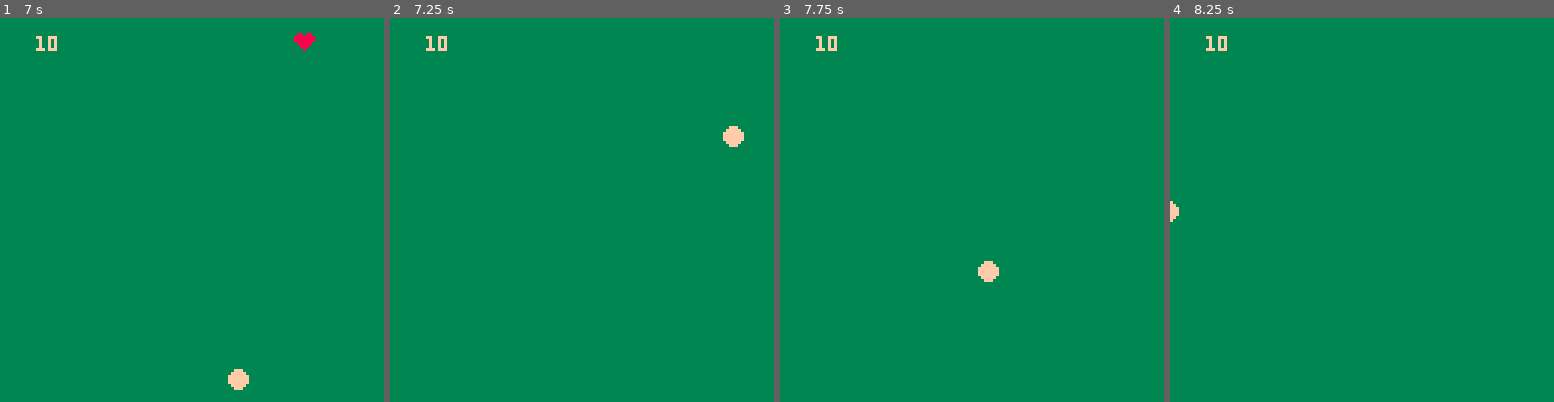
Above: before the commit, frames 1-4 (left to right).
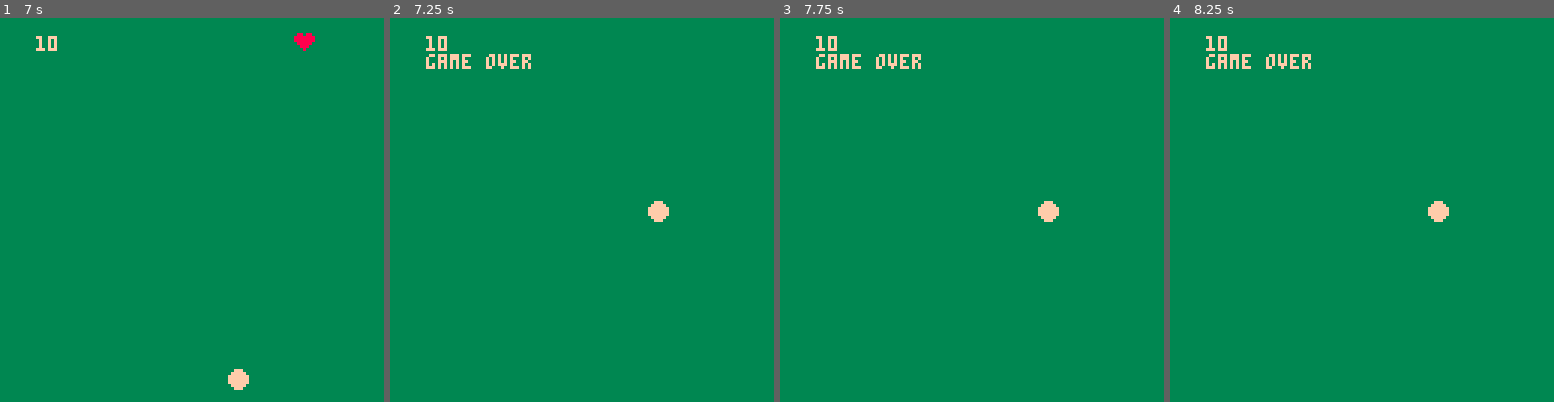
Above: after the commit, the same moments.

Repository: geopet/pico-8-squashy
Game: PICO-8 cartridge squashy.p8
Same seed, same stepped clock (60 frames per second), same inputs: the game is played once before the commit and once after it.
Inputs:
- Up to frame 1 (7 s): hold Right 1.6-2.1 s; hold Right 2.47-3.03 s; hold Left 3.08-3.58 s; hold Right 4.02-4.68 s; hold Left 5.08-5.68 s; hold Right 6.08-6.58 s; hold Right from 6.63 s (still down)
- Up to frame 2 (7.25 s): release Right at 7.13 s
- Up to frame 3 (7.75 s): hold Right from 7.5 s (still down)
- Up to frame 4 (8.25 s): release Right at 8.07 s; hold Left from 8.12 s (still down)

Frame 1 is identical in both runs. In frame 2, 1.0% of the frame differs, in the area x 9-93%, y 9-54%; in frame 3, 1.0%; in frame 4, 0.8%.

Commit message:
Refactor with tables

Diff:
--- a/squashy.p8
+++ b/squashy.p8
@@ -3,28 +3,39 @@
 __lua__
 -- squashy tutorial
 -- by geopet (geoff petrie)
--- paddle
-padx=52
-pady=122
-padw=24
-padh=4
 
--- ball
-ballx=64
-bally=64
-ball_size=3
-ballx_dir=5
-bally_dir=-3
+function _init()
+  -- paddle
+  pad={}
+  pad.x=52
+  pad.y=122
+  pad.w=24
+  pad.h=4
 
-score=0
-lives=3
+  -- ball
+  ball={}
+  ball.x=64
+  ball.y=64
+  ball.size=3
+  ball.dx=5
+  ball.dy=-3
+
+  game={}
+  game.score=0
+  game.lives=3
+  game.over=false
+end
 
 function _update()
-  move_paddle()
-  bounce_ball()
-  bounce_paddle()
-  move_ball()
-  lose_deadball()
+  if (not game.over) then
+    move_paddle()
+    bounce_ball()
+    bounce_paddle()
+    move_ball()
+    lose_deadball()
+  else
+    game_over()
+  end
 end
 
 function _draw()
@@ -32,76 +43,82 @@
   rectfill(0,0,128,128,3)
 
   -- draw the lives
-  for i=1,lives do
+  for i=1,game.lives do
     spr(4,90+i*8,4)
   end
 
   -- draw the score
-  print(score,12,6,15)
+  print(game.score,12,6,15)
+  if (game.over) then
+    print("game over",12,12,15)
+  end
 
   -- draw the paddle
-  rectfill(padx,pady,padx+padw,pady+padh,15)
+  rectfill(pad.x,pad.y,pad.x+pad.w,pad.y+pad.h,15)
 
   -- draw the ball
-  circfill(ballx,bally,ball_size,15)
+  circfill(ball.x,ball.y,ball.size,15)
 end
 
 function move_paddle()
   if btn(0) then
-    padx-=3
+    pad.x-=3
   elseif btn(1) then
-    padx+=3
+    pad.x+=3
   end
 end
 
 function move_ball()
-  ballx+=ballx_dir
-  bally+=bally_dir
+  ball.x+=ball.dx
+  ball.y+=ball.dy
 end
 
 function lose_deadball()
-  if bally>128-ball_size then
-    if lives>0 then
-      -- next life
-      sfx(3)
-      bally=24
-      lives-=1
-    else
-      -- game over
-      bally_dir=0
-      ballx_dir=0
-      bally=64
+  if ball.y>128-ball.size then
+    -- next life
+    sfx(3)
+    ball.y=24
+    game.lives-=1
+
+    if game.lives==0 then
+      game.over=true
     end
   end
 end
 
 function bounce_ball()
   -- left
-  if ballx<ball_size then
-    ballx_dir=-ballx_dir
+  if ball.x<ball.size then
+    ball.dx=-ball.dx
     sfx(0)
   end
 
   -- right
-  if ballx>128-ball_size then
-    ballx_dir=-ballx_dir
+  if ball.x>128-ball.size then
+    ball.dx=-ball.dx
     sfx(0)
   end
 
   -- top
-  if bally<ball_size then
-    bally_dir=-bally_dir
+  if ball.y<ball.size then
+    ball.dy=-ball.dy
     sfx(0)
   end
 end
 
 function bounce_paddle()
-  if ballx>=padx and ballx<=padx+padw and bally>pady then
+  if ball.x>=pad.x and ball.x<=pad.x+pad.w and ball.y>pad.y then
     sfx(1)
     -- increase score on hit
-    score+=10
-    bally_dir=-bally_dir
+    game.score+=10
+    ball.dy=-ball.dy
   end
+end
+
+function game_over()
+  ball.dy=0
+  ball.dx=0
+  ball.y=64
 end
 
 __gfx__
